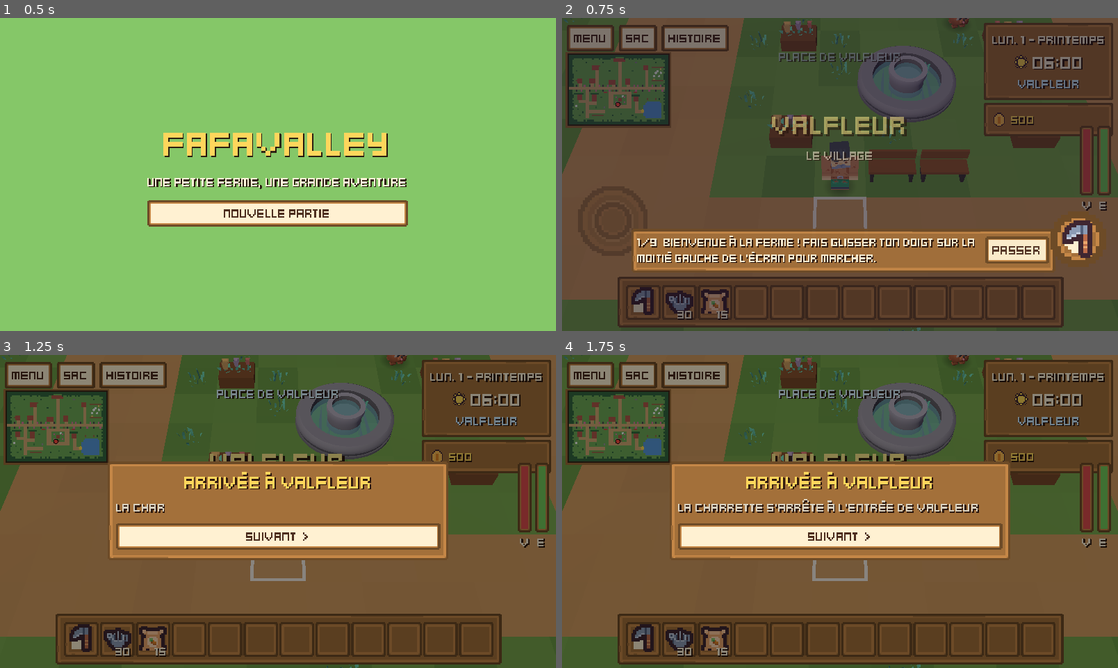
Above: before the commit, frames 1-4 (two rows, left to right).
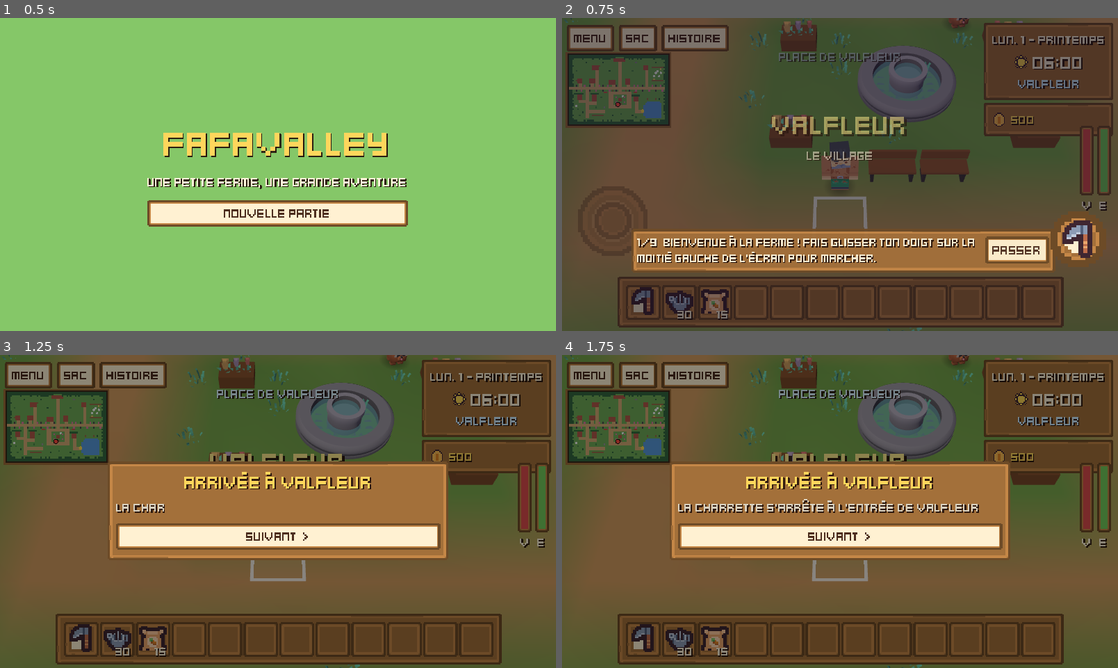
Above: after the commit, the same moments.

Repository: fabiencortes4-boop/Fafavalley
Game: Godot game, scene res://scenes/main.tscn
The game is run twice, just before and just after one commit, with the same random seed, the same clock (stepped at 60 frames per second) and the same inputs.
Inputs:
- Up to frame 1 (0.5 s): no input
- Up to frame 2 (0.75 s): click "Nouvelle partie" at 0.5 s
- Up to frame 3 (1.25 s): no input
- Up to frame 4 (1.75 s): click "Menu" at 1.25 s

Frame 1 is identical in both runs. In frame 2, 0.6% of the frame differs, in the area x 0-100%, y 0-100%; in frame 3, 1.8%; in frame 4, 1.8%.

Commit message:
Optimisation mobile et rendu plus lisse
- Décor 3D en morceaux de 8x8 cases (élimination hors champ) :
  650k -> 48k triangles au village ; forêt autour des cartes allégée
- Murs des maisons dessinés en lot ; animations des acteurs mises en
  cache ; mini-carte et étiquette d'action rafraîchies moins souvent
- Réglage Qualité (économie / normale / élevée, auto selon l'appareil) :
  images/s (30 sur téléphone), résolution 3D, anticrénelage, lumières
  des lanternes, fumée, pluie ; 20 images/s quand un menu est ouvert
- Textures 3D lissées (filtrage linéaire), sol en dégradés doux
- Banc d'essai tools/benchmark.tscn

Co-Authored-By: Claude Opus 5.5 <noreply@anthropic.com>
Claude-Session: https://claude.ai/code/session_01WYPWAjjzuen93YjVJ7Z2P7

Diff:
--- a/scripts/autoload/settings.gd
+++ b/scripts/autoload/settings.gd
@@ -17,6 +17,10 @@
 const TEXT_SIZES := [9, 11, 13]
 const TEXT_NAMES := ["normal", "grand", "très grand"]
 var text_size: int = 1
+## Qualité graphique : 0 économie (petits téléphones), 1 normale, 2 élevée.
+## Par défaut : normale sur téléphone, élevée sur ordinateur.
+const QUALITY_NAMES := ["économie", "normale", "élevée"]
+var quality: int = -1
 
 
 func _ready() -> void:
@@ -28,8 +32,12 @@
 		view_3d = bool(cfg.get_value("affichage", "vue_3d", true))
 		music = bool(cfg.get_value("son", "musique", true))
 		text_size = clampi(int(cfg.get_value("affichage", "texte", 1)), 0, TEXT_SIZES.size() - 1)
+		quality = int(cfg.get_value("affichage", "qualite", -1))
+	if quality < 0 or quality > 2:
+		quality = auto_quality()
 	if not zoom in ZOOM_LEVELS:
 		zoom = DEFAULT_ZOOM
+	apply_quality.call_deferred()
 
 
 func cycle_zoom() -> void:
@@ -49,6 +57,32 @@
 	sound = not sound
 	_save()
 	changed.emit()
+
+
+## Qualité conseillée pour cet appareil.
+static func auto_quality() -> int:
+	if OS.has_feature("mobile") or OS.has_feature("web_android") or OS.has_feature("web_ios"):
+		return 1
+	return 2
+
+
+func cycle_quality() -> void:
+	quality = (quality + 2) % 3  # élevée -> normale -> économie -> élevée
+	_save()
+	apply_quality()
+	changed.emit()
+	view_changed.emit()  # la vue 3D se reconstruit avec la nouvelle qualité
+
+
+## Applique la qualité : images par seconde (batterie), résolution 3D,
+## lissage des bords.
+func apply_quality() -> void:
+	if DisplayServer.get_name() == "headless":
+		return
+	Engine.max_fps = [30, 30, 60][quality]
+	var vp := get_viewport()
+	vp.msaa_3d = [Viewport.MSAA_DISABLED, Viewport.MSAA_2X, Viewport.MSAA_4X][quality]
+	vp.scaling_3d_scale = [0.65, 0.85, 1.0][quality]
 
 
 func toggle_music() -> void:
@@ -74,4 +108,5 @@
 	cfg.set_value("affichage", "vue_3d", view_3d)
 	cfg.set_value("son", "musique", music)
 	cfg.set_value("affichage", "texte", text_size)
+	cfg.set_value("affichage", "qualite", quality)
 	cfg.save(PATH)
--- a/scripts/ui/hud.gd
+++ b/scripts/ui/hud.gd
@@ -464,6 +464,8 @@
 	_joystick.visible = false
 	_action_button.visible = false
 	get_tree().paused = true
+	if DisplayServer.get_name() != "headless":
+		Engine.max_fps = 20  # menu ouvert : on économise la batterie
 	_modal = Control.new()
 	_modal.size = get_viewport().get_visible_rect().size
 	_root.add_child(_modal)
@@ -520,6 +522,7 @@
 		_dialog_tween = null
 	_modal.queue_free()
 	_modal = null
+	Settings.apply_quality()
 	_dialog_label = null
 	_modal_closed_at = Time.get_ticks_msec()
 	_joystick.visible = true
@@ -579,6 +582,9 @@
 		open_settings())
 	_add_button(box, "Texte : %s" % Settings.TEXT_NAMES[Settings.text_size], func() -> void:
 		Settings.cycle_text_size()
+		open_settings())
+	_add_button(box, "Qualité : %s" % Settings.QUALITY_NAMES[Settings.quality], func() -> void:
+		Settings.cycle_quality()
 		open_settings())
 	_add_button(box, "Son : %s" % ("oui" if Settings.sound else "non"), func() -> void:
 		Settings.toggle_sound()
@@ -981,6 +987,8 @@
 	_joystick.visible = false
 	_action_button.visible = false
 	get_tree().paused = true
+	if DisplayServer.get_name() != "headless":
+		Engine.max_fps = 20  # menu ouvert : on économise la batterie
 	_modal = Control.new()
 	_modal.size = get_viewport().get_visible_rect().size
 	_modal.gui_input.connect(_on_dialog_input)
@@ -1687,12 +1695,17 @@
 	_refresh_tutorial()
 
 
+var _hint_timer: float = 0.0
+
+
 func _process(_delta: float) -> void:
 	# Le bandeau du tutoriel s'efface derrière les fenêtres et dialogues
 	if _tutorial_panel != null:
 		_tutorial_panel.visible = Tutorial.active() and _modal == null
-	# Étiquette du bouton Action
-	if _hint_panel != null:
+	# Étiquette du bouton Action (10 fois par seconde)
+	_hint_timer -= _delta
+	if _hint_panel != null and _hint_timer <= 0.0:
+		_hint_timer = 0.1
 		var text := ""
 		if _modal == null and _world != null and is_instance_valid(_world):
 			text = _world.action_hint(_world.get("_target_cell"))
--- a/scripts/ui/minimap.gd
+++ b/scripts/ui/minimap.gd
@@ -68,8 +68,14 @@
 	return (size.x - 4) / float(_map_size.x)
 
 
-func _process(_delta: float) -> void:
-	if world != null and is_instance_valid(world):
+var _redraw_timer: float = 0.0
+
+
+func _process(delta: float) -> void:
+	# Redessinée 6 fois par seconde : bien assez pour une mini-carte
+	_redraw_timer -= delta
+	if _redraw_timer <= 0.0 and world != null and is_instance_valid(world):
+		_redraw_timer = 0.16
 		queue_redraw()
 
 
--- a/scripts/view3d/models.gd
+++ b/scripts/view3d/models.gd
@@ -11,17 +11,20 @@
 static var _fixed: Dictionary = {}  # matériau d'origine -> matériau corrigé
 
 
-## Certains modèles Kenney (Nature Kit) sont exportés en « métal pur » : sans
-## reflets autour, leurs faces à l'ombre deviennent noires. On les rend mats.
+## Corrige les matériaux Kenney : certains (Nature Kit) sont exportés en
+## « métal pur » (faces à l'ombre noires) : on les rend mats. Et toutes les
+## textures sont lissées (filtrage linéaire au lieu de pixels nets).
 static func fix_material(mat: Material) -> Material:
-	if not (mat is StandardMaterial3D) or (mat as StandardMaterial3D).metallic == 0.0:
+	if not (mat is StandardMaterial3D):
 		return mat
 	var key := mat.get_instance_id()
 	if not _fixed.has(key):
 		var m := (mat as StandardMaterial3D).duplicate() as StandardMaterial3D
-		m.metallic = 0.0
-		m.roughness = 1.0
-		m.metallic_specular = 0.2
+		if m.metallic != 0.0:
+			m.metallic = 0.0
+			m.roughness = 1.0
+			m.metallic_specular = 0.2
+		m.texture_filter = BaseMaterial3D.TEXTURE_FILTER_LINEAR_WITH_MIPMAPS
 		_fixed[key] = m
 	return _fixed[key]
 
@@ -90,17 +93,22 @@
 
 
 ## Regroupe des placements statiques par modèle, puis crée les MultiMesh.
+## Découpés en morceaux de CHUNK cases : ce qui est hors de l'écran n'est
+## pas dessiné (indispensable sur téléphone).
 class Batch:
-	var _items: Dictionary = {}  # chemin -> Array[Transform3D]
+	const CHUNK := 8.0
+	var _items: Dictionary = {}  # [chemin, morceau] -> Array[Transform3D]
 
 	func add(model_path: String, t: Transform3D) -> void:
-		if not _items.has(model_path):
-			_items[model_path] = []
-		_items[model_path].append(t)
+		var key := [model_path, floori(t.origin.x / CHUNK), floori(t.origin.z / CHUNK)]
+		if not _items.has(key):
+			_items[key] = []
+		_items[key].append(t)
 
 	func build(parent: Node3D) -> void:
-		for model_path: String in _items:
-			var transforms: Array = _items[model_path]
+		for key: Array in _items:
+			var model_path: String = key[0]
+			var transforms: Array = _items[key]
 			for part: Array in Models.parts(model_path):
 				var mm := MultiMesh.new()
 				mm.transform_format = MultiMesh.TRANSFORM_3D
--- a/scripts/view3d/view3d.gd
+++ b/scripts/view3d/view3d.gd
@@ -138,6 +138,7 @@
 	add_child(_sun)
 	camera = Camera3D.new()
 	camera.fov = 38.0
+	camera.far = 48.0  # au-delà, rien n'est visible : moins à dessiner
 	camera.current = true
 	add_child(camera)
 	if _is_mine:
@@ -266,14 +267,14 @@
 	var st := SurfaceTool.new()
 	st.begin(Mesh.PRIMITIVE_TRIANGLES)
 	var chars: Dictionary = map.get("_ground_chars")
+	# Couleur de chaque case de terre ferme (carte et décor autour)
+	var land := {}
 	for cell: Vector2i in chars:
 		var ch: String = chars[cell]
-		var h := 0.0
+		if ch == "~":
+			continue
 		var col: Color
 		match ch:
-			"~":
-				h = -0.28
-				col = Color(0.55, 0.47, 0.33)
 			"=":
 				col = Color(0.86, 0.69, 0.47)
 			"c":
@@ -281,19 +282,32 @@
 			_:
 				col = colors.grass if _hash(cell) % 3 != 0 else colors.grass2
 		var v := (float(_hash(cell) % 100) / 100.0 - 0.5) * 0.04
-		col = col.lightened(v) if v > 0 else col.darkened(-v)
-		_quad(st, Vector3(cell.x, h, cell.y), Vector3(cell.x + 1, h, cell.y + 1), col)
+		land[cell] = col.lightened(v) if v > 0 else col.darkened(-v)
+	for cell: Vector2i in _outskirts():
+		land[cell] = Color(0.86, 0.69, 0.47) if _outskirt_road(cell) else (colors.grass if _hash(cell) % 3 != 0 else colors.grass2)
+	# Sol lisse : chaque coin prend la moyenne des cases qui le touchent
+	var corner := func(x: int, y: int) -> Color:
+		var sum := Color(0, 0, 0, 0)
+		var n := 0
+		for c: Vector2i in [Vector2i(x - 1, y - 1), Vector2i(x, y - 1), Vector2i(x - 1, y), Vector2i(x, y)]:
+			if land.has(c):
+				sum += land[c]
+				n += 1
+		return sum / float(maxi(n, 1))
+	for cell: Vector2i in land:
+		_quad4(st, Vector3(cell.x, 0, cell.y), Vector3(cell.x + 1, 0, cell.y + 1),
+			corner.call(cell.x, cell.y), corner.call(cell.x + 1, cell.y), corner.call(cell.x + 1, cell.y + 1), corner.call(cell.x, cell.y + 1))
+	for cell: Vector2i in chars:
+		var ch: String = chars[cell]
+		if ch != "~":
+			continue
+		var h := -0.28
+		_quad(st, Vector3(cell.x, h, cell.y), Vector3(cell.x + 1, h, cell.y + 1), Color(0.55, 0.47, 0.33))
 		# Berges de l'eau : parois verticales
 		if ch == "~":
 			for d: Vector2i in [Vector2i.UP, Vector2i.DOWN, Vector2i.LEFT, Vector2i.RIGHT]:
 				if chars.get(cell + d, "~") != "~":
 					_bank(st, cell, d, h, Color(0.52, 0.40, 0.27))
-	# Au-delà des bords : le monde continue (plus de vide bleu)
-	for cell: Vector2i in _outskirts():
-		var road := _outskirt_road(cell)
-		var col: Color = Color(0.86, 0.69, 0.47) if road else (colors.grass if _hash(cell) % 3 != 0 else colors.grass2)
-		col = col.darkened(0.04 * float(_hash(cell) % 3))
-		_quad(st, Vector3(cell.x, 0, cell.y), Vector3(cell.x + 1, 0, cell.y + 1), col)
 	st.generate_normals()
 	var ground := MeshInstance3D.new()
 	ground.mesh = st.commit()
@@ -325,7 +339,7 @@
 		_static.add_child(wmi)
 
 
-const OUTSKIRT := 14  # cases de décor au-delà des bords de la carte
+const OUTSKIRT := 10  # cases de décor au-delà des bords de la carte
 var _outskirt_cache: Array[Vector2i] = []
 
 
@@ -349,6 +363,17 @@
 		return false  # dans la carte, ou dans un coin
 	var edge := Vector2i(clampi(cell.x, 0, size.x - 1), clampi(cell.y, 0, size.y - 1))
 	return map.get("_ground_chars").get(edge, "") == "="
+
+
+## Carré horizontal avec une couleur par coin (dégradés doux).
+func _quad4(st: SurfaceTool, a: Vector3, b: Vector3, c00: Color, c10: Color, c11: Color, c01: Color) -> void:
+	var p1 := Vector3(a.x, a.y, a.z)
+	var p2 := Vector3(b.x, a.y, a.z)
+	var p3 := Vector3(b.x, a.y, b.z)
+	var p4 := Vector3(a.x, a.y, b.z)
+	for pair: Array in [[p1, c00], [p2, c10], [p3, c11], [p1, c00], [p3, c11], [p4, c01]]:
+		st.set_color(pair[1])
+		st.add_vertex(pair[0])
 
 
 func _quad(st: SurfaceTool, a: Vector3, b: Vector3, color: Color) -> void:
@@ -515,13 +540,20 @@
 			if r < 2:
 				_place(batch, "nature", "plant_bushLarge", c, 2.0, float(r))
 			continue
-		if r < 7:
+		# Dense près du bord, clairsemé plus loin (moins de triangles)
+		var size: Vector2i = map.get("_map_size")
+		var dist := maxi(maxi(-cell.x, cell.x - size.x + 1), maxi(-cell.y, cell.y - size.y + 1))
+		var dense := 7 if dist <= 3 else (3 if Settings.quality >= 2 else 2)
+		if r < dense:
 			var jitter := Vector3(float(_hash(cell + Vector2i(3, 1)) % 40) / 100.0 - 0.2, 0, float(_hash(cell + Vector2i(1, 3)) % 40) / 100.0 - 0.2)
 			_place(batch, "nature", _tree_model(cell), c + jitter, 1.6 + float(_hash(cell) % 40) / 100.0, float(_hash(cell) % 628) / 100.0)
 		elif r == 7:
 			_place(batch, "nature", "plant_bushLarge", c, 2.2, 0.0)
 	batch.build(_static)
+	_wall_batch = Models.Batch.new()
 	_build_buildings(chars)
+	_wall_batch.build(_static)
+	_wall_batch = null
 	if map is Village:
 		_build_event_decor()
 
@@ -625,7 +657,8 @@
 	var chimney := _model("town", "chimney", 1.0)
 	chimney.position = Vector3(x0 + w - 0.7, 2.3, z0 + 0.8)
 	root.add_child(chimney)
-	root.add_child(_smoke(chimney.position + Vector3(0, 0.9, 0)))
+	if Settings.quality > 0:
+		root.add_child(_smoke(chimney.position + Vector3(0, 0.9, 0)))
 
 
 ## Fumée de cheminée : quelques bouffées grises qui montent et s'effacent.
@@ -935,6 +968,8 @@
 	glow.visible = false
 	_static.add_child(glow)
 	_lantern_glows.append(glow)
+	if Settings.quality == 0:
+		return  # économie : la lanterne brille, sans éclairer autour
 	var light := OmniLight3D.new()
 	light.light_color = Color(1.0, 0.78, 0.45)
 	light.omni_range = 3.2
@@ -989,7 +1024,13 @@
 	_put(_fitted("nature", "sign", 0.6), _cell3d(cell + Vector2i(door, size.y - 1)))
 
 
+var _wall_batch: Models.Batch  # murs des maisons, dessinés en lot
+
+
 func _wall(parent: Node3D, model: String, at: Vector3, rot: float) -> void:
+	if _wall_batch != null:
+		_wall_batch.add(Models.path("town", model), Transform3D(Basis(Vector3.UP, rot), at))
+		return
 	var n := _model("town", model, 1.0)
 	n.position = at
 	n.rotation.y = rot
@@ -1781,9 +1822,11 @@
 		var walking := Vector2(moved.x, moved.z).length() > 0.002
 		if walking:
 			proxy.rotation.y = lerp_angle(proxy.rotation.y, atan2(moved.x, moved.z), 0.25)
-		var anims := proxy.find_children("*", "AnimationPlayer", true, false)
-		if not anims.is_empty():
-			var ap := anims[0] as AnimationPlayer
+		if not proxy.has_meta("ap"):
+			var found := proxy.find_children("*", "AnimationPlayer", true, false)
+			proxy.set_meta("ap", found[0] if not found.is_empty() else null)
+		var ap := proxy.get_meta("ap") as AnimationPlayer
+		if ap != null:
 			var want := "walk" if walking else ("static" if node is Critter else "idle")
 			if ap.current_animation != want and ap.has_animation(want):
 				ap.play(want, 0.2)
@@ -1938,7 +1981,7 @@
 	mat.shading_mode = BaseMaterial3D.SHADING_MODE_UNSHADED
 	drop.material = mat
 	_weather.mesh = drop
-	_weather.amount = 400 if kind == "rain" else 220
+	_weather.amount = int((400 if kind == "rain" else 220) * [0.35, 0.65, 1.0][Settings.quality])
 	_weather.lifetime = 0.9 if kind == "rain" else 5.0
 	_weather.preprocess = 3.0
 	_weather.emission_shape = CPUParticles3D.EMISSION_SHAPE_BOX
--- /dev/null
+++ b/tools/benchmark.gd
@@ -0,0 +1,40 @@
+extends Node
+## Banc d'essai des performances : charge un lieu, attend, puis mesure
+## sur 120 images les appels de dessin, objets, primitives et temps CPU.
+##   xvfb-run godot --rendering-driver opengl3 res://tools/benchmark.tscn -- village 21
+
+func _ready() -> void:
+	var args := OS.get_cmdline_user_args()
+	var place := args[0] if args.size() > 0 else "village"
+	var hour := int(args[1]) if args.size() > 1 else 12
+	if args.size() > 2:
+		Settings.quality = int(args[2])
+		Settings.apply_quality()
+		Engine.max_fps = 0  # mesure sans limite
+	var main: Node = load("res://scenes/main.tscn").instantiate()
+	add_child(main)
+	await get_tree().process_frame
+	Story.play_arrival = false
+	main.call("_start", false)
+	Tutorial.skip()
+	TimeManager.minutes = hour * 60
+	if place != "farm":
+		main.call("_switch_to", place)
+	await get_tree().create_timer(2.0).timeout
+	var draws := 0.0
+	var objects := 0.0
+	var prims := 0.0
+	var process := 0.0
+	var frames := 120
+	var t0 := Time.get_ticks_usec()
+	for i in frames:
+		await RenderingServer.frame_post_draw
+		draws += Performance.get_monitor(Performance.RENDER_TOTAL_DRAW_CALLS_IN_FRAME)
+		objects += Performance.get_monitor(Performance.RENDER_TOTAL_OBJECTS_IN_FRAME)
+		prims += Performance.get_monitor(Performance.RENDER_TOTAL_PRIMITIVES_IN_FRAME)
+		process += Performance.get_monitor(Performance.TIME_PROCESS)
+	var wall := (Time.get_ticks_usec() - t0) / 1000.0 / frames
+	print("BENCH %s %dh : appels %.0f, objets %.0f, primitives %.0fk, process %.2f ms, image %.1f ms, nœuds %d" % [
+		place, hour, draws / frames, objects / frames, prims / frames / 1000.0, process / frames * 1000.0, wall,
+		Performance.get_monitor(Performance.OBJECT_NODE_COUNT)])
+	get_tree().quit()
--- /dev/null
+++ b/tools/benchmark.tscn
@@ -0,0 +1,6 @@
+[gd_scene load_steps=2 format=3]
+
+[ext_resource type="Script" path="res://tools/benchmark.gd" id="1"]
+
+[node name="Benchmark" type="Node"]
+script = ExtResource("1")
